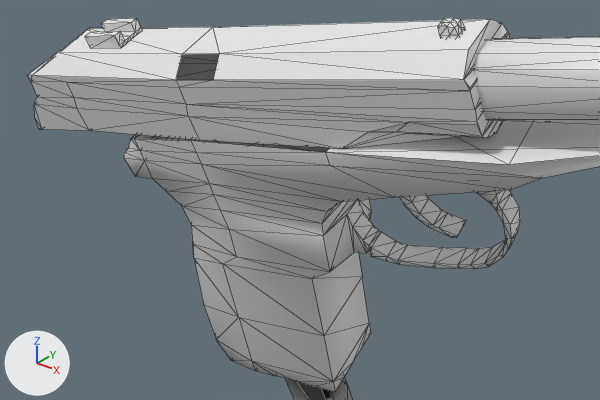
Before and after pictures for a commit that changed the OBJ model Vertex_Animation_Compiler/Assets/Makarov_Pistol_Reload180.obj.
Before and after are seen from a 50 mm camera at (0.4892, -0.2754, 0.0116) aimed at (0.3706, -0.1271, -0.0803). The axes (+X, +Y, +Z) are drawn at lower left. The lights are the same throughout. Mesh edges are drawn as thin lines. Where no turn or scale is listed for an object, it has been applied to the vertices.

The scene before the commit, as lines of its bpy script (objects in view):
```python
me_magazine_cube_011 = bpy.data.meshes.new('Magazine_Cube.011')
me_magazine_cube_011.from_pydata(...)  # 140 vertices, 222 faces; spans x 0.3099..0.3361, y -0.0732..-0.0312, z -0.2547..-0.1702
me_rest_of_the_gun_sphere = bpy.data.meshes.new('Rest_of_the_gun_Sphere')
me_rest_of_the_gun_sphere.from_pydata(...)  # 272 vertices, 519 faces; spans x 0.312..0.4589, y -0.1389..-0.0831, z -0.1593..-0.0262
# before: 164 (0.3794, -0.1091, -0.0549), 166 (0.3211, -0.1389, -0.0723) at pixel (130, 138), 175 (0.3224, -0.1388, -0.072) at pixel (134, 138), 178 (0.3829, -0.133, -0.0622) at pixel (325, 152), 179 (0.3428, -0.1371, -0.0679) at pixel (191, 140)
# before: 180 (0.3189, -0.1149, -0.0647), 181 (0.3394, -0.1132, -0.0607), 183 (0.3176, -0.115, -0.065)
me_top_slider_sphere_001 = bpy.data.meshes.new('Top_Slider_Sphere.001')
me_top_slider_sphere_001.from_pydata(...)  # 127 vertices, 227 faces; spans x 0.2793..0.4188, y -0.1469..-0.1086, z -0.0778..-0.029
# before: 65 (0.3548, -0.1402, -0.0486) at pixel (213, 80), 68 (0.3433, -0.1414, -0.0506) at pixel (175, 80), 76 (0.3536, -0.1364, -0.0433) at pixel (219, 53), 77 (0.342, -0.1376, -0.0452) at pixel (182, 54)
ob_magazine_cube_011 = bpy.data.objects.new('Magazine_Cube.011', me_magazine_cube_011)
ob_magazine_cube_011.location = (0.0, 0.0, 0.0)
ob_rest_of_the_gun_sphere = bpy.data.objects.new('Rest_of_the_gun_Sphere', me_rest_of_the_gun_sphere)
ob_rest_of_the_gun_sphere.location = (0.0, 0.0, 0.0)
ob_top_slider_sphere_001 = bpy.data.objects.new('Top_Slider_Sphere.001', me_top_slider_sphere_001)
ob_top_slider_sphere_001.location = (0.0, 0.0, 0.0)
```
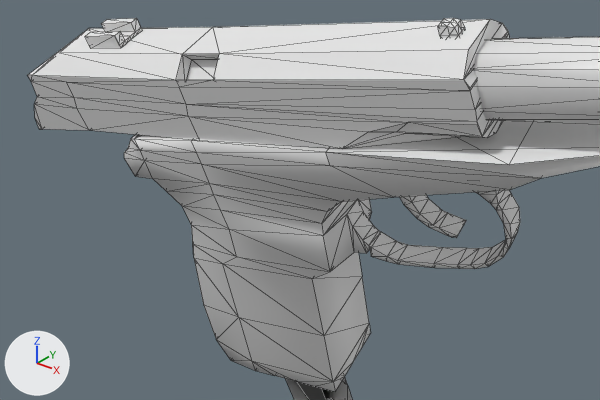
Boxes (x1, y1, x2, y2) around the edits, measured in the pictures (600 x 400 px):
part 1 of me_rest_of_the_gun_sphere, added: after (131, 134, 329, 152)
part 2 of me_top_slider_sphere_001, added: after (176, 54, 219, 80)

What the commit changed:
me_rest_of_the_gun_sphere has 272 vertices, 519 faces and spans x 0.312..0.4589, y -0.1389..-0.0831, z -0.1593..-0.0262.
me_rest_of_the_gun_sphere is used by ob_rest_of_the_gun_sphere; location (0.0, 0.0, 0.0).
Verts and faces of me_rest_of_the_gun_sphere; kept vertices keep their numbers, new ones are numbered from 272.
Part 1, on me_rest_of_the_gun_sphere:
New faces: (164, 181, 179), (175, 179, 181), (166, 175, 183), (164, 179, 178), (175, 181, 180), (175, 180, 183).
me_top_slider_sphere_001 has 127 vertices, 227 faces and spans x 0.2793..0.4188, y -0.1469..-0.1086, z -0.0778..-0.029.
me_top_slider_sphere_001 is used by ob_top_slider_sphere_001; location (0.0, 0.0, 0.0).
Verts and faces of me_top_slider_sphere_001; kept vertices keep their numbers, new ones are numbered from 127.
Part 2, on me_top_slider_sphere_001:
New vertices 127, 128, 129 stand at vertices 65, 68, 76, in that order, plus (0.0, 0.003, -0.0021).
New vertex 130 is at (0.3421, -0.1346, -0.0473), pixel (191, 59).
New faces: (65, 128, 68), (127, 129, 130), (76, 77, 129), (65, 129, 127), (77, 128, 130), (65, 127, 128).
New faces: (127, 130, 128), (77, 130, 129), (65, 76, 129), (68, 128, 77).
